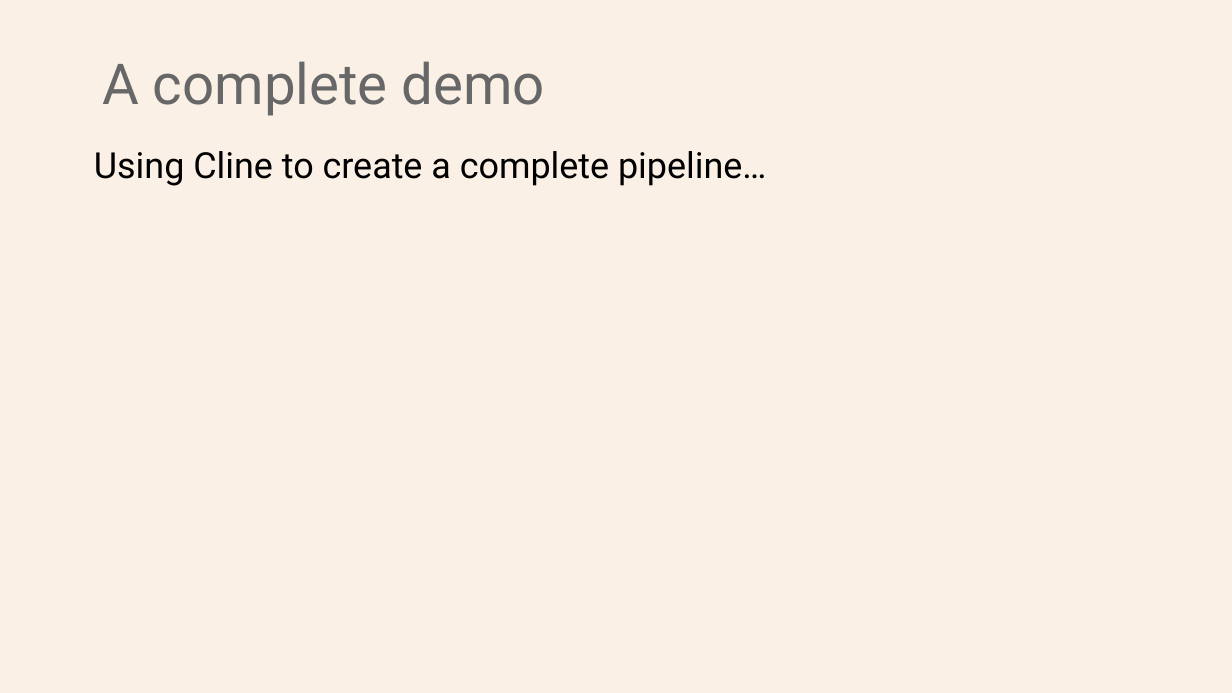
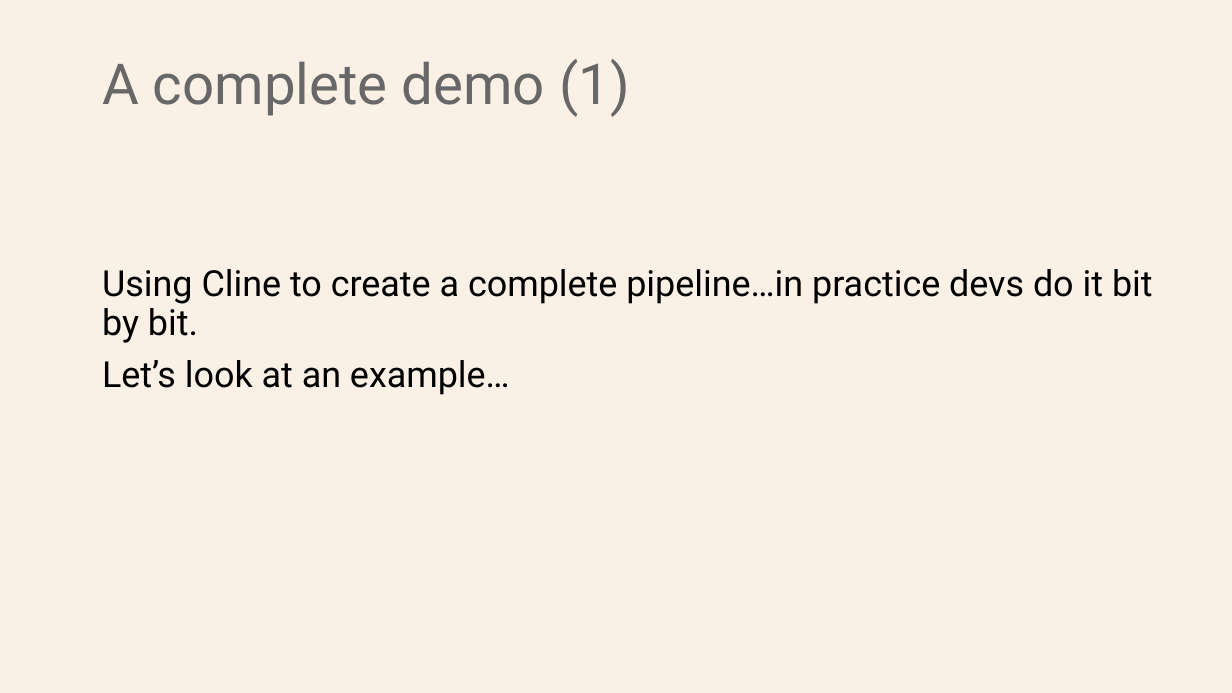
Before and after one commit to Python-Test-Engineer/earl2025, a slide deck: slide 17 of AI_Agents_in_the_Data_Pipeline.pptx (slide 13 before the commit). Drawn at 1232x693 pixels with LibreOffice and Linux fonts; fonts in the diff are those of the drawing. Boxes give left, top, right and bottom in pixels: in the first picture for what was removed or moved away, otherwise in the second. Text is boxed around its words. In the diff, an @@ line names an element or a change of style, - is before the commit and + after.

```diff
--- a/AI_Agents_in_the_Data_Pipeline.pptx
+++ b/AI_Agents_in_the_Data_Pipeline.pptx
@@ title at bbox=[102, 59, 630, 117]: text changed @@
-A complete demo
+A complete demo (1)
@@ text at bbox=[102, 269, 1153, 395]: text changed @@
-Using Cline to create a complete pipeline…
+Using Cline to create a complete pipeline…in practice devs do it bit by bit.
+Let’s look at an example…
```
Also in this commit, not shown: 10 other slides changed, 5 slides added, 1 slide removed, 4 other files.
